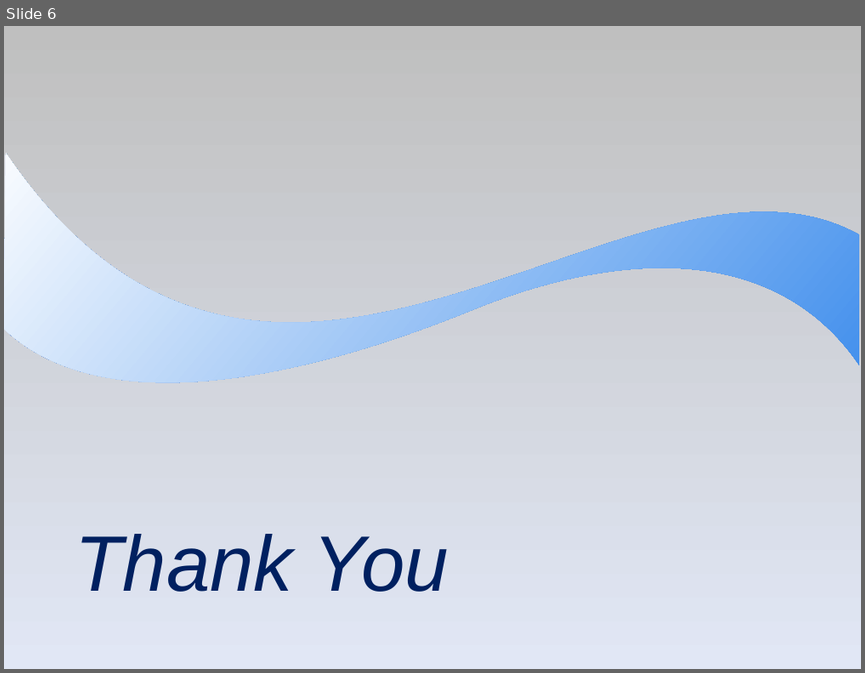
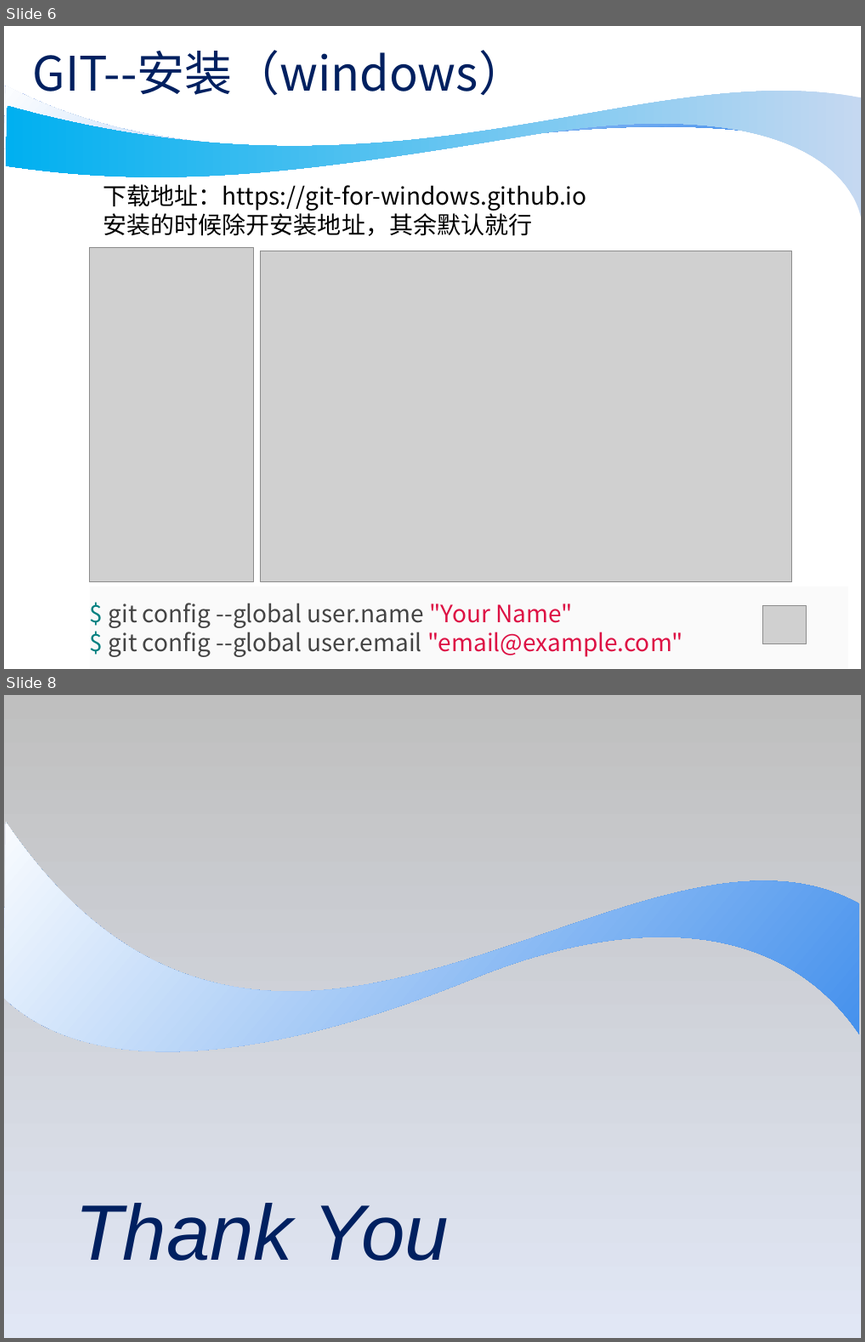
Before and after one commit to wobushixianyu/GitSkillSharing, a slide deck: git_skill_sharing.ppt. Shown one above the other, each under a label of ours: slide 6 before the commit, slides 6 and 8 after it; the slides between them are not shown. The pictures are 865x673 and 865x1342 pixels, drawn with LibreOffice and Linux fonts; fonts in the diff are those of the drawing; grey boxes stand for pictures; background and template pictures are left out. Boxes give left, top, right and bottom in pixels: in the first picture for what was removed or moved away, otherwise in the second. Text is boxed around its words. In the diff, an @@ line names an element or a change of style, - is before the commit and + after.

```diff
--- a/git_skill_sharing.ppt
+++ b/git_skill_sharing.ppt
@@ slide 6 added at <box>4,26,861,669</box>, background #FFFFFF @@
@@ title added at <box>33,50,526,102</box>, 40 pt, text #002060 @@
+GIT--安装（windows）
@@ freeform shape added at <box>4,70,859,227</box>, fill gradient #2A81EA to #FFFFFF @@
@@ freeform shape added at <box>6,57,861,217</box>, fill gradient #C5D8F1 to #00B0F0 @@
@@ text added at <box>103,184,587,236</box>, 20 pt, text #000000 @@
+下载地址：https://git-for-windows.github.io
+安装的时候除开安装地址，其余默认就行
@@ picture added at <box>90,247,254,582</box> @@
@@ picture added at <box>260,250,791,581</box> @@
@@ text added at <box>109,602,683,657</box>, 20 pt, text #444444 @@
+$ git config --global user.name "Your Name"
+$ git config --global user.email "email@example.com"
@@ picture added at <box>762,605,805,644</box> @@
@@ what was slide 6 is now slide 8 @@
```
Also in this commit, not shown: 3 slides changed, 3 other slides added, 2 slides removed.
